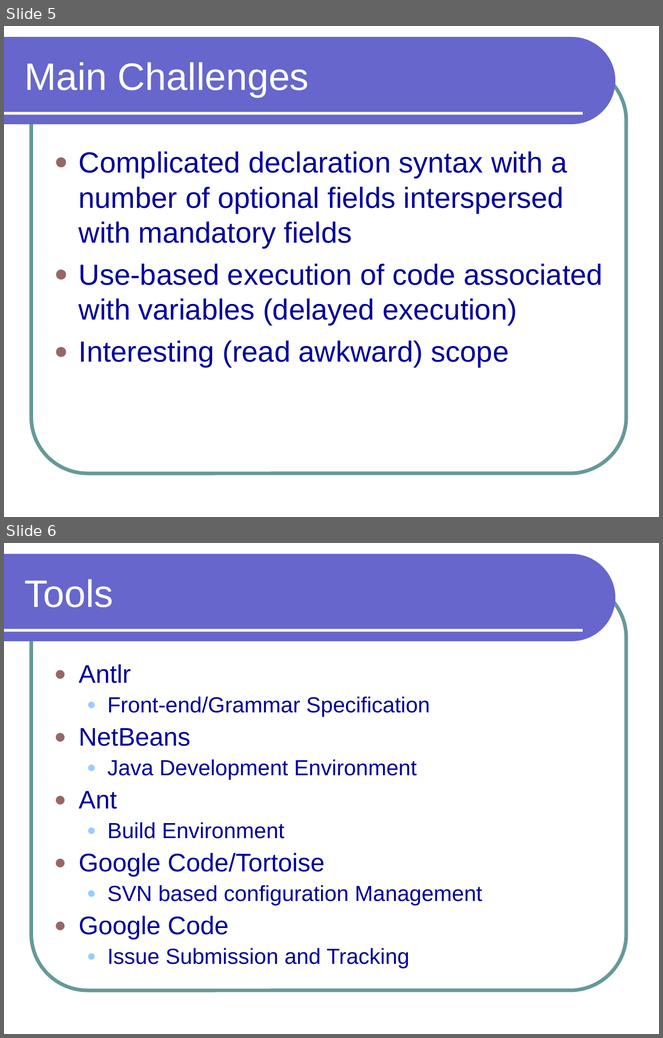
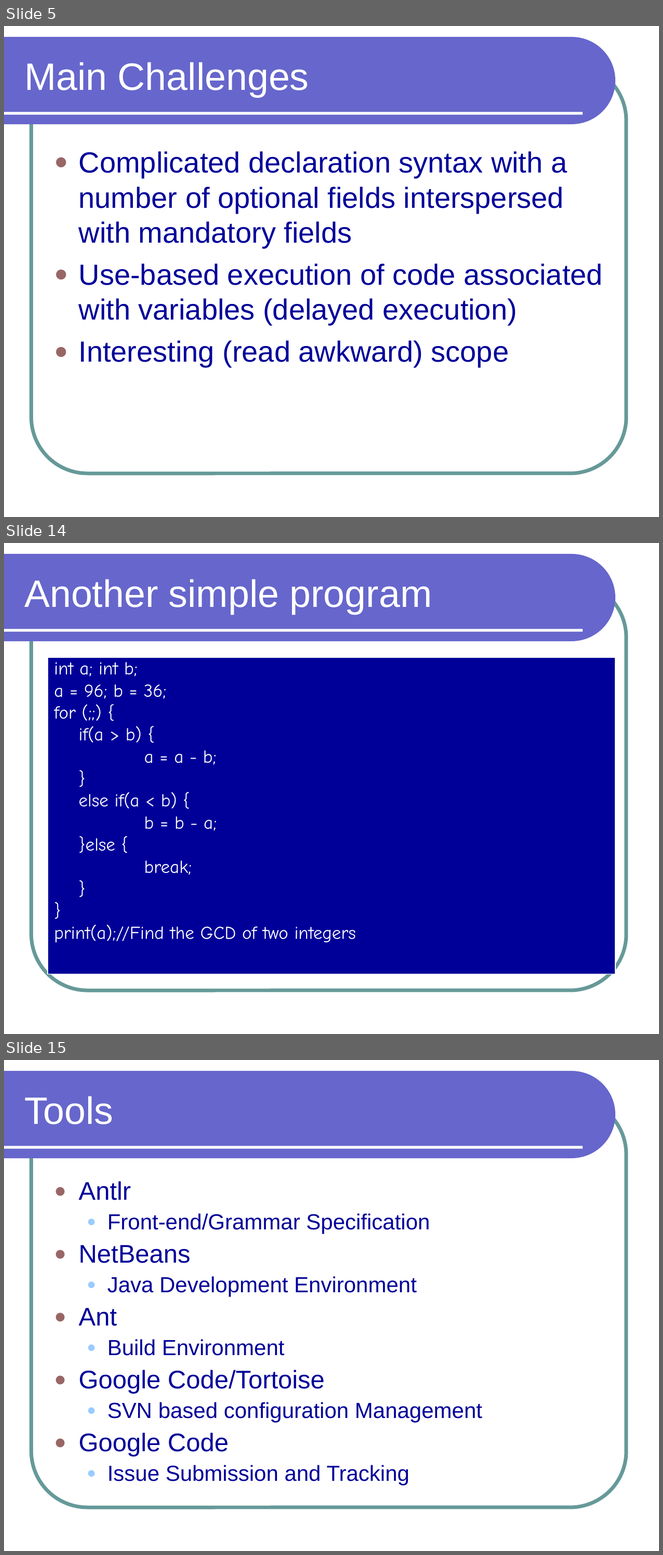
Before and after one commit to preethinarayan/plt-bdpl, a slide deck: bdpl/doc/Presentation/BDPL.ppt. Shown one above the other, each under a label of ours: slides 5 and 6 before the commit, slides 5, 14 and 15 after it; the slides between them are not shown. The pictures are 663x1038 and 663x1555 pixels, drawn with LibreOffice and Linux fonts; fonts in the diff are those of the drawing. Boxes give left, top, right and bottom in pixels: in the first picture for what was removed or moved away, otherwise in the second. Text is boxed around its words. In the diff, an @@ line names an element or a change of style, - is before the commit and + after.

```diff
--- a/bdpl/doc/Presentation/BDPL.ppt
+++ b/bdpl/doc/Presentation/BDPL.ppt
@@ slide 14 added at (x1=4, y1=543, x2=659, y2=1034), background #FFFFFF; not listed: 3 template elements that a slide beside it also shows @@
@@ title added at (x1=24, y1=579, x2=432, y2=614), 42 pt, text #FFFFFF @@
+Another simple program
@@ text added at (x1=48, y1=657, x2=616, y2=974), fill #000099, outline #FFFFFF 0.74 pt, 20 pt, text #FFFFFF @@
+int a; int b;
+a = 96; b = 36;
+for (;;) {
+if(a > b) {
+a = a - b;
+}
+else if(a < b) {
+b = b - a;
+}else {
+break;
+}
+}
+print(a);//Find the GCD of two integers
@@ what was slide 6 is now slide 15 @@
```
Also in this commit, not shown: 8 other slides added.
